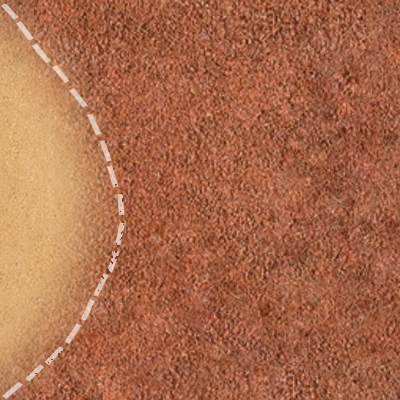
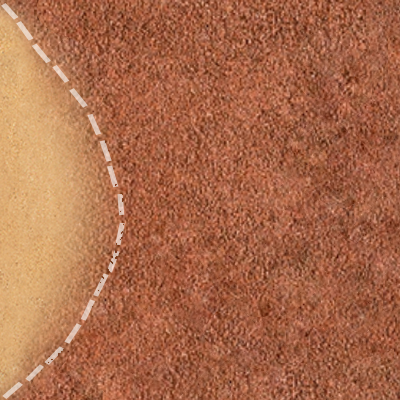
Before/after of a 400x400 layered artwork. What changed in the layer stack:
painted on "Слой 2" over box(0, 0, 49, 400)
